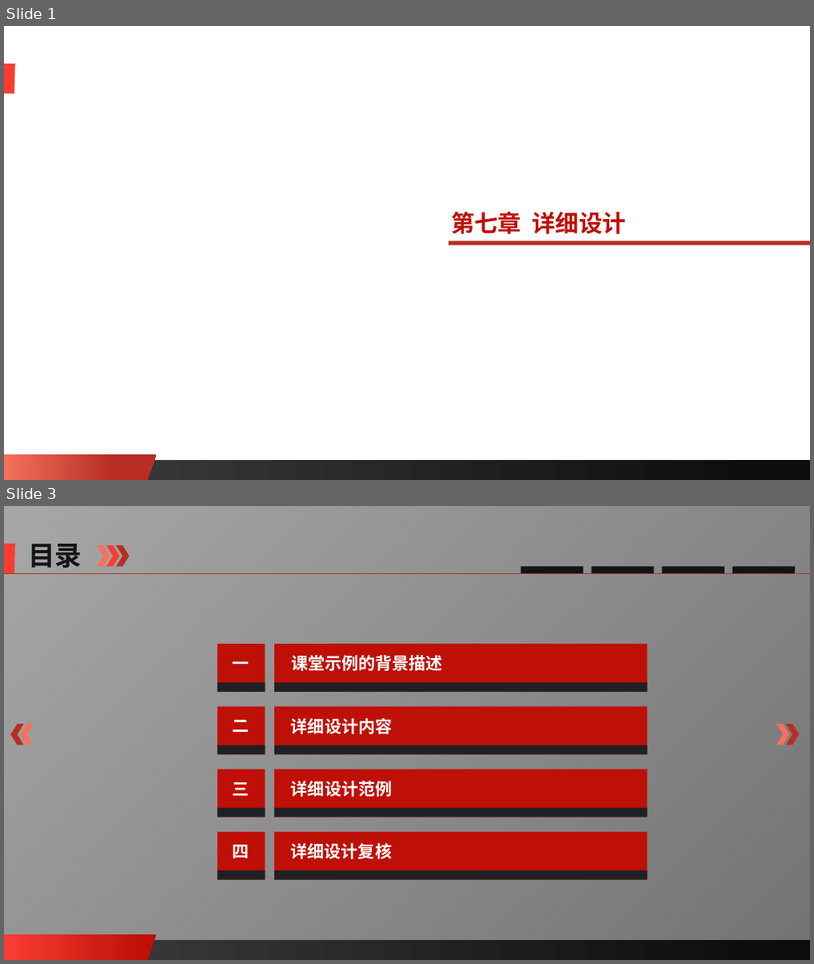
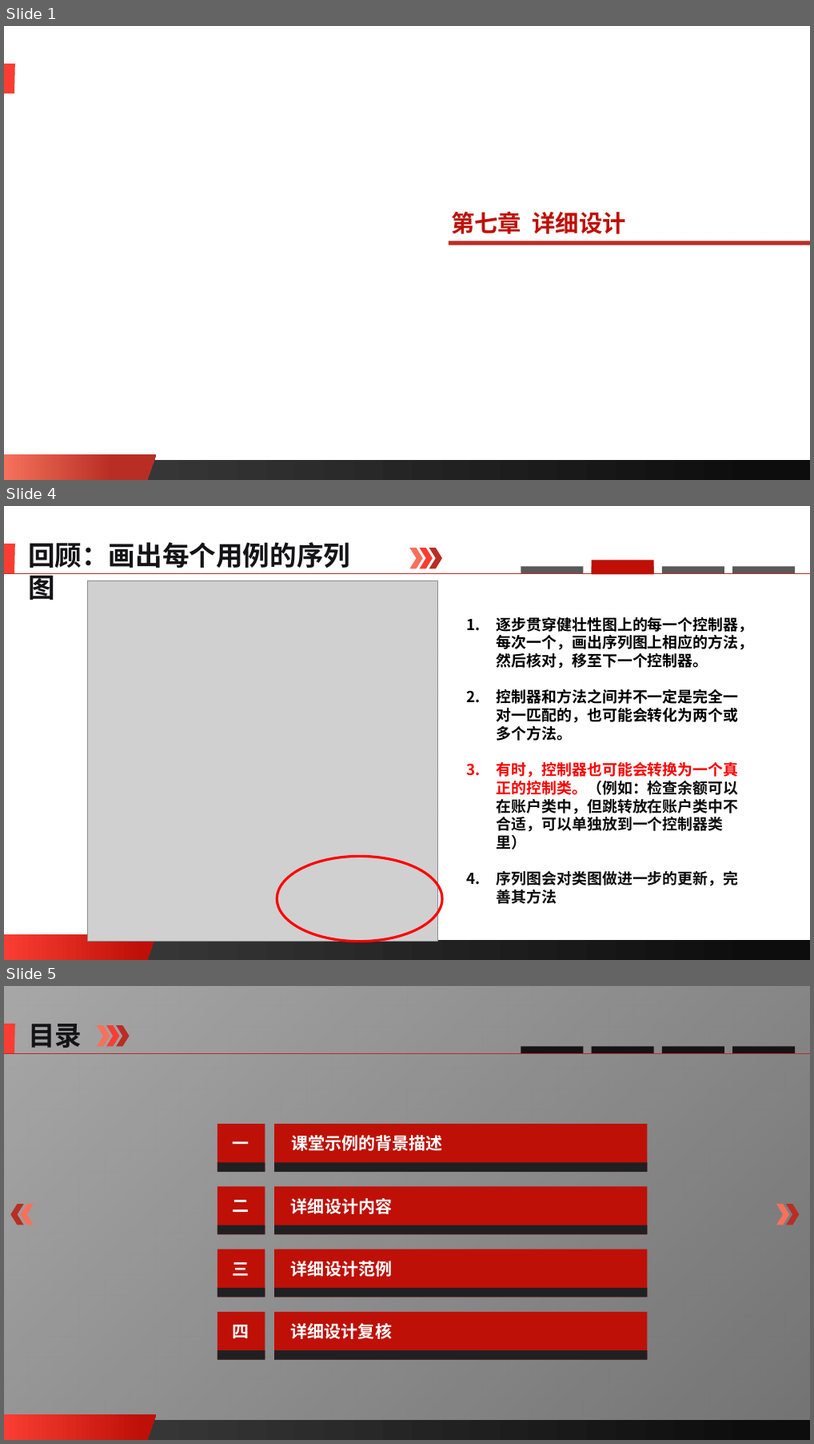
Before and after one commit to edu2act/course-software-process, a slide deck: materials/slides/ch07.pptx. Shown one above the other, each under a label of ours: slides 1 and 3 before the commit, slides 1, 4 and 5 after it; the slides between them are not shown. The pictures are 814x964 and 814x1444 pixels, drawn with LibreOffice and Linux fonts; fonts in the diff are those of the drawing; grey boxes stand for pictures; background and template pictures are left out; a plain dark background stands for a picture behind light text. Boxes give left, top, right and bottom in pixels: in the first picture for what was removed or moved away, otherwise in the second. Text is boxed around its words. In the diff, an @@ line names an element or a change of style, - is before the commit and + after.

Commit message:
更新 第7章

```diff
--- a/materials/slides/ch07.pptx
+++ b/materials/slides/ch07.pptx
@@ slide 4 added at (x1=4, y1=506, x2=810, y2=960), background picture (left out); not listed: 4 template elements that a slide beside it also shows @@
@@ text added at (x1=28, y1=542, x2=350, y2=568), 32 pt, text #141316, bold @@
+回顾：画出每个用例的序列图
@@ chevron added at (x1=410, y1=548, x2=423, y2=569), fill #F5715B @@
@@ chevron added at (x1=420, y1=548, x2=433, y2=569), fill #F93D32 @@
@@ chevron added at (x1=430, y1=548, x2=442, y2=569), fill #B82E24 @@
@@ line added from (4, 573) to (810, 573), #B82E24 0.5 pt @@
@@ rectangle added at (x1=522, y1=567, x2=583, y2=573), fill #595959 @@
@@ rectangle added at (x1=592, y1=567, x2=654, y2=573), fill #595959 @@
@@ rectangle added at (x1=592, y1=560, x2=654, y2=574), fill #BE1007 @@
@@ rectangle added at (x1=662, y1=567, x2=725, y2=573), fill #595959 @@
@@ rectangle added at (x1=733, y1=567, x2=795, y2=573), fill #595959 @@
@@ picture added at (x1=87, y1=580, x2=438, y2=941) @@
@@ text added at (x1=497, y1=617, x2=754, y2=904), 18 pt, text #000000, bold @@
+1. 逐步贯穿健壮性图上的每一个控制器，每次一个，画出序列图上相应的方法，然后核对，移至下一个控制器。
+2. 控制器和方法之间并不一定是完全一对一匹配的，也可能会转化为两个或多个方法。
+3. 有时，控制器也可能会转换为一个真正的控制类。（例如：检查余额可以在账户类中，但跳转放在账户类中不合适，可以单独放到一个控制器类里）
+4. 序列图会对类图做进一步的更新，完善其方法
@@ ellipse added at (x1=277, y1=856, x2=442, y2=941), outline #FF0000 3 pt @@
@@ what was slide 3 is now slide 5 @@
```
Also in this commit, not shown: 7 slides changed, 2 other slides added, 1 slide removed, 1 other file.
